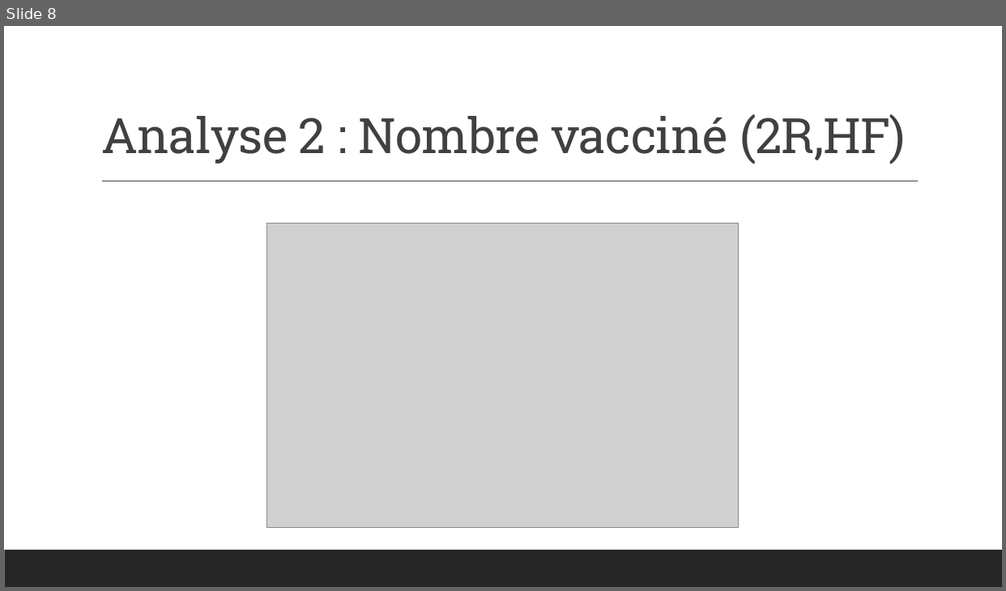
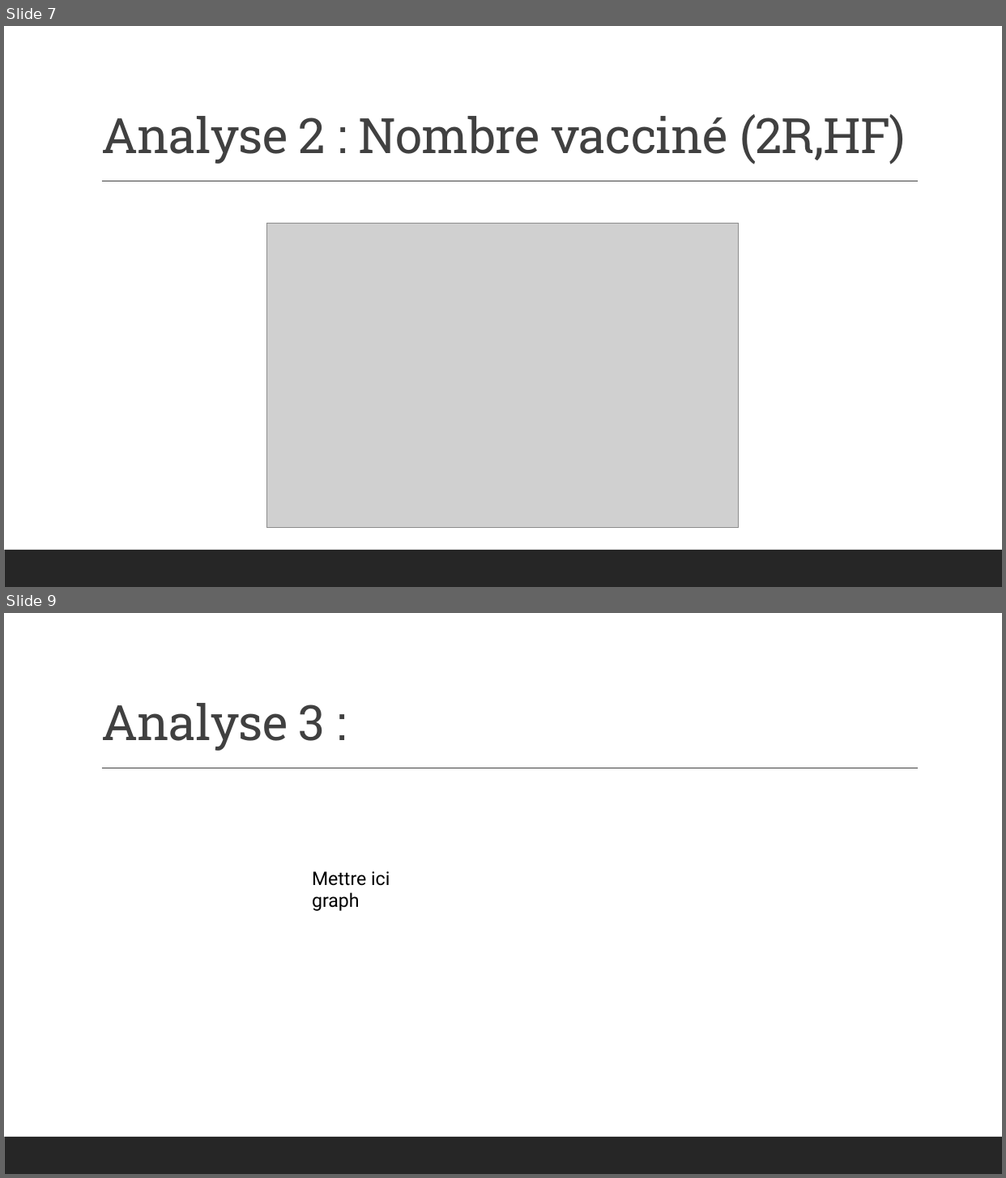
Before and after one commit to dorayy/projet-r, a slide deck: Stats.pptx. Shown one above the other, each under a label of ours: slide 8 before the commit, slides 7 and 9 after it; the slides between them are not shown. The pictures are 1006x591 and 1006x1178 pixels, drawn with LibreOffice and Linux fonts; fonts in the diff are those of the drawing; grey boxes stand for pictures. Boxes give left, top, right and bottom in pixels: in the first picture for what was removed or moved away, otherwise in the second. Text is boxed around its words. In the diff, an @@ line names an element or a change of style, - is before the commit and + after.

```diff
--- a/Stats.pptx
+++ b/Stats.pptx
@@ slide 9 added at (x1=4, y1=613, x2=1002, y2=1174), background #FFFFFF; not listed: 2 template elements that a slide beside it also shows @@
@@ title added at (x1=101, y1=703, x2=326, y2=751), 47 pt, text #404040 @@
+Analyse 3 :
@@ text added at (x1=312, y1=871, x2=390, y2=911), 18 pt, text #000000 @@
+Mettre ici graph
@@ what was slide 8 is now slide 7 @@
```
Also in this commit, not shown: 5 other slides added, 1 slide removed.
